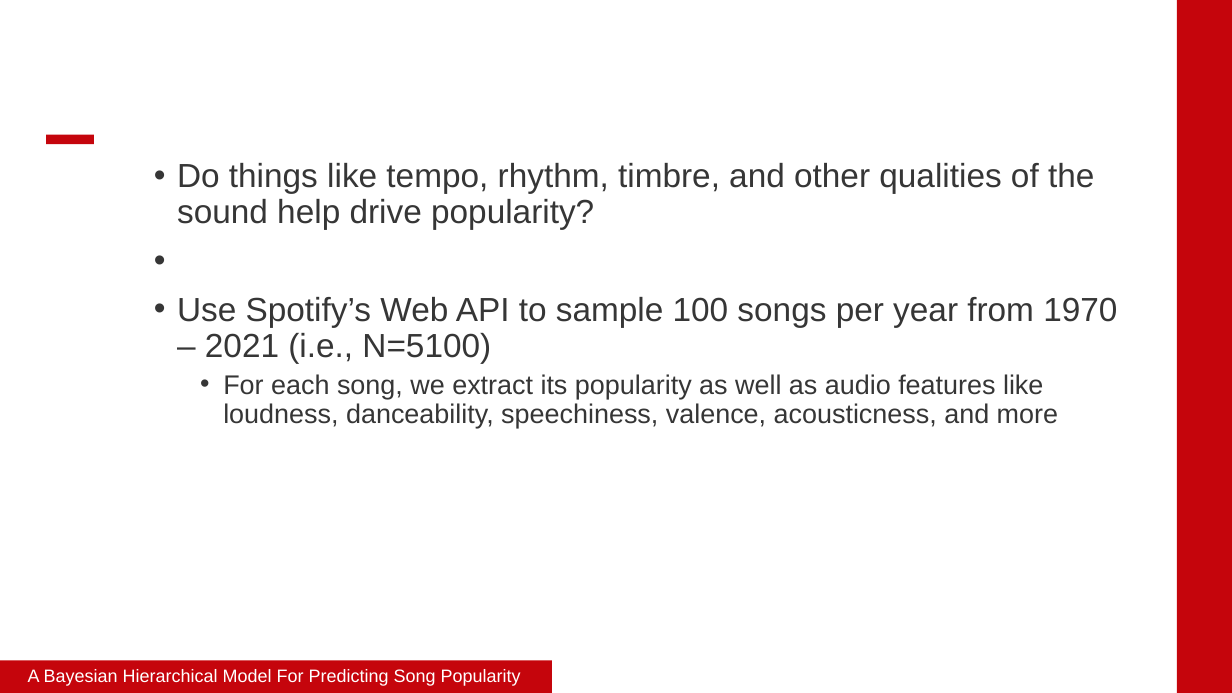
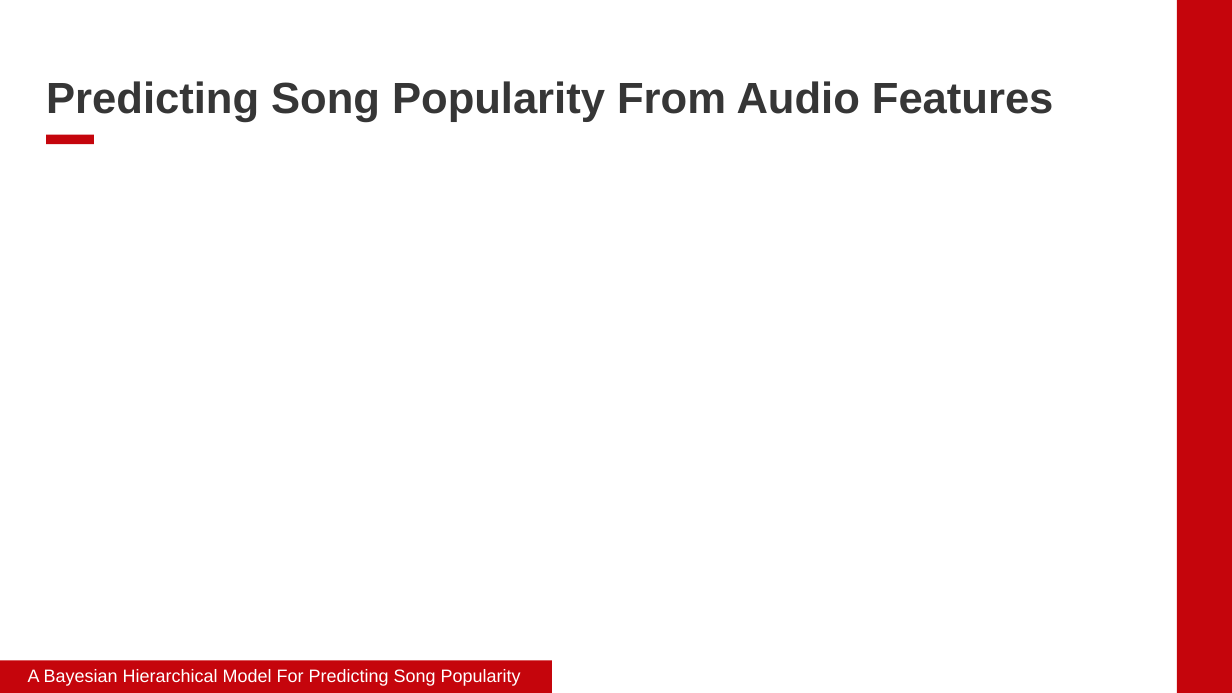
Before and after one commit to james-hubbs/A-Bayesian-Hierarchical-Model-For-Predicting-Song-Popularity, a slide deck: slide 2 of report/slides.pptx. Drawn at 1232x693 pixels with LibreOffice and Linux fonts; fonts in the diff are those of the drawing; grey boxes stand for pictures; background and template pictures are left out. Boxes give left, top, right and bottom in pixels: in the first picture for what was removed or moved away, otherwise in the second. Text is boxed around its words. In the diff, an @@ line names an element or a change of style, - is before the commit and + after.

```diff
--- a/report/slides.pptx
+++ b/report/slides.pptx
@@ text added at (x1=46, y1=81, x2=1054, y2=122), 34 pt, text #363636, bold @@
+Predicting Song Popularity From Audio Features
@@ text removed at (x1=177, y1=163, x2=1117, y2=428) @@
-• Do things like tempo, rhythm, timbre, and other qualities of the sound help drive popularity?
-• Use Spotify’s Web API to sample 100 songs per year from 1970 – 2021 (i.e., N=5100)
-  • For each song, we extract its popularity as well as audio features like loudness, danceability, speechiness, valence, acousticness, and more
```
Also in this commit, not shown: 4 other slides changed, 2 other files.
